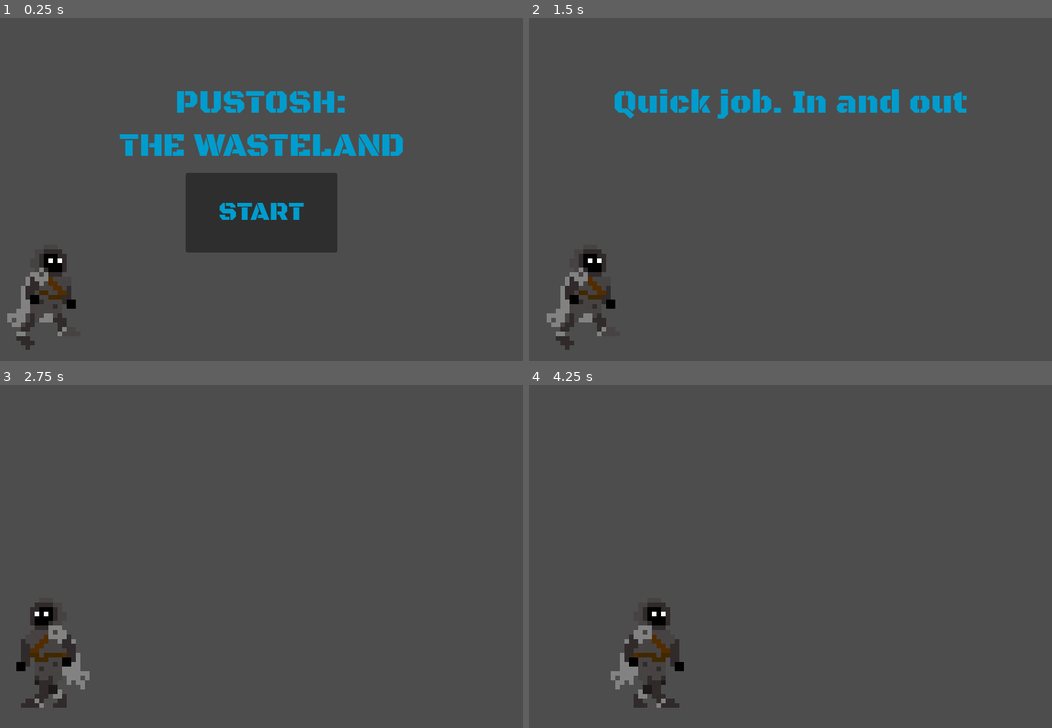
Above: before the commit, frames 1-4 (two rows, left to right).
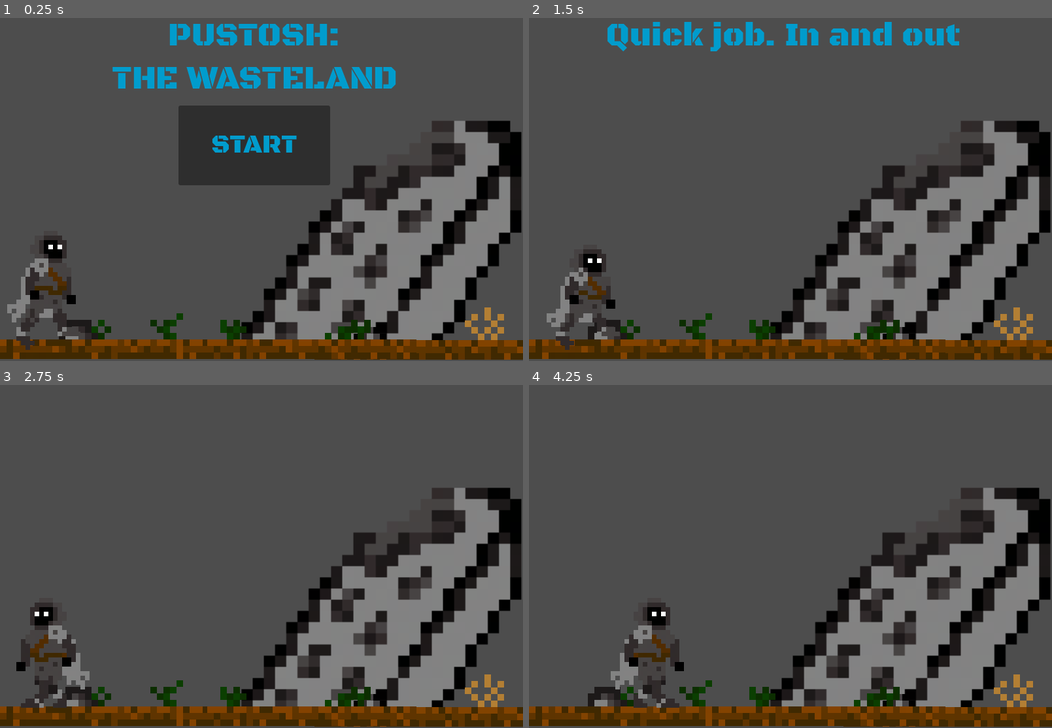
Above: after the commit, the same moments.

Repository: Sgushyonka/godot-platformer
Game: Godot game, scene res://main.tscn
Two runs of this game, one before a commit and one after it. Both use one fixed random seed, a clock stepped at 60 frames per second and the inputs below.
Inputs:
- Up to frame 1 (0.25 s): no input
- Up to frame 2 (1.5 s): click "START" at 0.5 s; tap Enter at 1.25 s; hold D (ForwardD) from 1.28 s (still down); hold Ctrl (Crouch) from 1.28 s (still down)
- Up to frame 3 (2.75 s): release D (ForwardD) at 2.03 s; release Ctrl (Crouch) at 2.03 s; hold A (BackwardA) from 2.03 s (still down); tap Shift (Sprint) at 2.1 s
- Up to frame 4 (4.25 s): release A (BackwardA) at 2.78 s; hold Ctrl (Crouch) 2.78-3.53 s; hold D (ForwardD) from 2.78 s (still down); tap Shift (Sprint) at 3.6 s

The runs differ from the first frame. In frame 1, 43% of the frame differs, in the area x 0-100%, y 1-100%; in frame 2, 31%; in frame 3, 27%; in frame 4, 27%.

Commit message:
Lots of work

Diff:
--- a/main.tscn
+++ b/main.tscn
@@ -1,18 +1,53 @@
-[gd_scene load_steps=5 format=3 uid="uid://bc3a0lx0lng1h"]
+[gd_scene load_steps=9 format=3 uid="uid://bc3a0lx0lng1h"]
 
 [ext_resource type="Script" path="res://main.gd" id="1_52rs5"]
 [ext_resource type="PackedScene" uid="uid://cnqaxvf7sqlri" path="res://main_character.tscn" id="2_ad60g"]
 [ext_resource type="Script" path="res://Menu.gd" id="3_5vb63"]
+[ext_resource type="Texture2D" uid="uid://c8b820gfyx75u" path="res://assets/backgrounds/foreground-1.png" id="3_ayrph"]
 [ext_resource type="FontFile" uid="uid://raj1ojvcw17a" path="res://assets/fonts/BlackOpsOne-Regular.ttf" id="3_labek"]
+[ext_resource type="Texture2D" uid="uid://2k7j778kpsfd" path="res://assets/backgrounds/ruined building-1.png" id="4_jcdcw"]
+[ext_resource type="Texture2D" uid="uid://difj4hppxgnit" path="res://assets/backgrounds/foreground-3.png" id="4_mq168"]
+[ext_resource type="Texture2D" uid="uid://g0n81r6lq51" path="res://assets/backgrounds/foreground-2.png" id="4_wq1fc"]
 
 [node name="Main" type="Node"]
 script = ExtResource("1_52rs5")
 
 [node name="MC" parent="." instance=ExtResource("2_ad60g")]
+z_index = 2
 position = Vector2(-59, 778)
 
 [node name="StartPosition" type="Marker2D" parent="."]
 position = Vector2(13, 760)
+
+[node name="TextureRect1" type="TextureRect" parent="."]
+show_behind_parent = true
+offset_top = 397.0
+offset_right = 320.0
+offset_bottom = 717.0
+texture = ExtResource("3_ayrph")
+
+[node name="TextureRect2" type="TextureRect" parent="."]
+z_index = 1
+offset_left = 317.0
+offset_top = 397.0
+offset_right = 637.0
+offset_bottom = 717.0
+texture = ExtResource("4_wq1fc")
+
+[node name="TextureRect3" type="TextureRect" parent="."]
+show_behind_parent = true
+offset_left = 318.0
+offset_top = 164.0
+offset_right = 866.0
+offset_bottom = 712.0
+texture = ExtResource("4_jcdcw")
+
+[node name="TextureRect4" type="TextureRect" parent="."]
+offset_left = 481.0
+offset_top = 398.0
+offset_right = 801.0
+offset_bottom = 718.0
+texture = ExtResource("4_mq168")
 
 [node name="Menu" type="CanvasLayer" parent="."]
 script = ExtResource("3_5vb63")
@@ -23,10 +58,10 @@
 anchor_top = 1.0
 anchor_right = 0.5
 anchor_bottom = 1.0
-offset_left = -116.0
-offset_top = -288.0
-offset_right = 116.0
-offset_bottom = -166.0
+offset_left = -127.0
+offset_top = -391.0
+offset_right = 105.0
+offset_bottom = -269.0
 grow_horizontal = 2
 grow_vertical = 0
 auto_translate = false
@@ -41,10 +76,10 @@
 anchor_top = 0.5
 anchor_right = 0.5
 anchor_bottom = 0.5
-offset_left = -218.0
-offset_top = -66.0
-offset_right = 218.0
-offset_bottom = 66.0
+offset_left = -229.0
+offset_top = -169.0
+offset_right = 207.0
+offset_bottom = -37.0
 grow_horizontal = 2
 grow_vertical = 2
 theme_override_colors/font_color = Color(0, 0.611765, 0.803922, 1)
--- a/main_character.gd
+++ b/main_character.gd
@@ -39,6 +39,9 @@
 			$movement.animation = "walk-good"
 			$movement.play()
 	else:
+		# Reset to default animation
+		$movement.animation = "walk-good"
+		$movement.play()
 		$movement.stop()
 
 	if velocity.x < 0:
--- a/main_character.tscn
+++ b/main_character.tscn
@@ -96,8 +96,7 @@
 position = Vector2(147, -187)
 scale = Vector2(0.7, 0.7)
 sprite_frames = SubResource("SpriteFrames_ue1gj")
-animation = &"crouch"
-frame_progress = 0.374451
+animation = &"walk-good"
 
 [node name="CollisionShape2D" type="CollisionShape2D" parent="."]
 position = Vector2(136, -166)
--- a/project.godot
+++ b/project.godot
@@ -25,6 +25,8 @@
 window/size/viewport_width=800
 window/size/viewport_height=720
 window/stretch/mode="canvas_items"
+mouse_cursor/custom_image="res://assets/misc/cursor/cursor.png"
+mouse_cursor/tooltip_position_offset=Vector2(0, 0)
 
 [input]
 
Not shown, changed: export_presets.cfg
